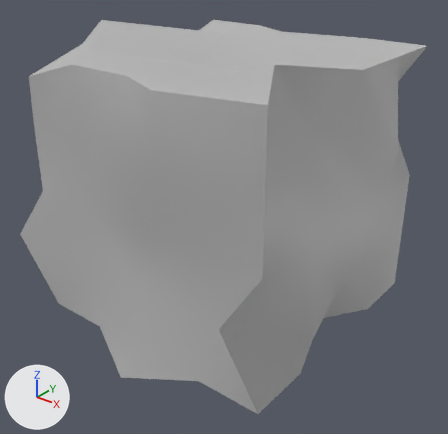
The FBX model HyperVitality Prototype/Assets/Models/AsteroidLarge.fbx, before and after one commit.
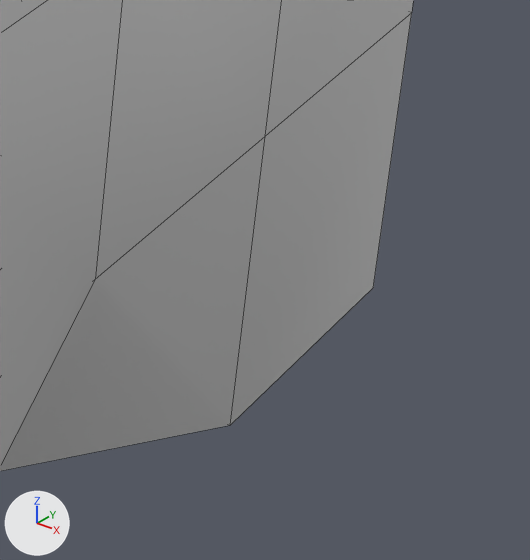
Old and new are each drawn whole from a 50 mm camera at (0.0406, -0.0522, 0.0276) aimed at (0.0002, -0.0017, -0.0037) and again close up on the part from 72% to 95% of the width and 53% to 77% of the height. Lighting does not change. The marker at lower left points along +X, +Y and +Z. The close-ups show mesh edges as thin lines. Where no turn or scale is listed for an object, it has been applied to the vertices.

In view in the first close-up: 'AsteroidLarge'.
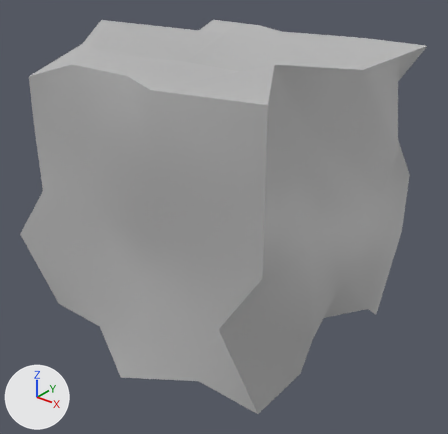
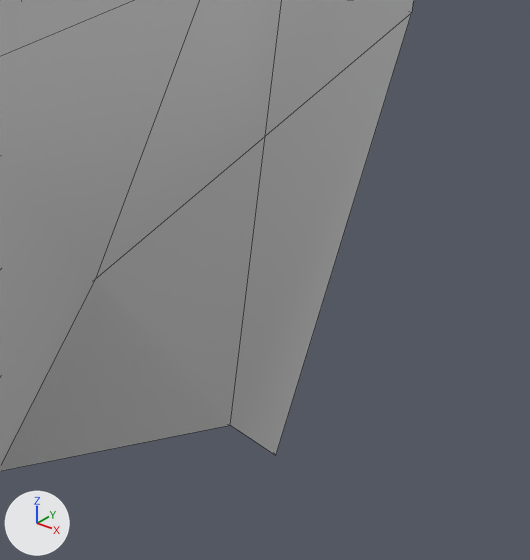
Where the newer file only moved an object's origin or applied its transform, the numbers keep the older frame.

Edits to the scene script, one JSON object a line:
```json
{"block": "me_mesh", "where": "me_mesh.from_pydata(...)  # 98 vertices, 96 faces; spans x -0.0188..0.0188, y -0.0166..0.0166, z 0.0..0.0333"}
{"block": "me_mesh", "where": "# used by ob_asteroidlarge; location = (-0.00217, -0.00158, -0.01682)"}
{"block": "me_mesh", "change": "me_mesh part 1"}
{"op": "set", "path": "me_mesh.vertices[7].co", "old": "(0.0172, 0.0166, 0.0018)", "new": "(0.0172, 0.0119, -0.0005)", "note": "pixel (373, 287) -> pixel (275, 455)"}
{"block": "me_mesh", "change": "me_mesh part 2"}
{"op": "set", "path": "me_mesh.vertices[21].co", "old": "(0.0172, 0.0016, 0.0168)", "new": "(0.0189, 0.0016, 0.0168)"}
```

What differs and where, as boxes [x1, y1, x2, y2] in the close-ups (530 x 560 px; the box of a moved part takes in the faces that stretch with it):
```json
{"part": 1, "of": "me_mesh", "change": "moved or reshaped", "before": [230, 13, 412, 425], "after": [230, 14, 411, 455]}
{"part": 2, "of": "me_mesh", "change": "moved or reshaped", "before": [0, 0, 281, 465], "after": [0, 0, 281, 465]}
```
